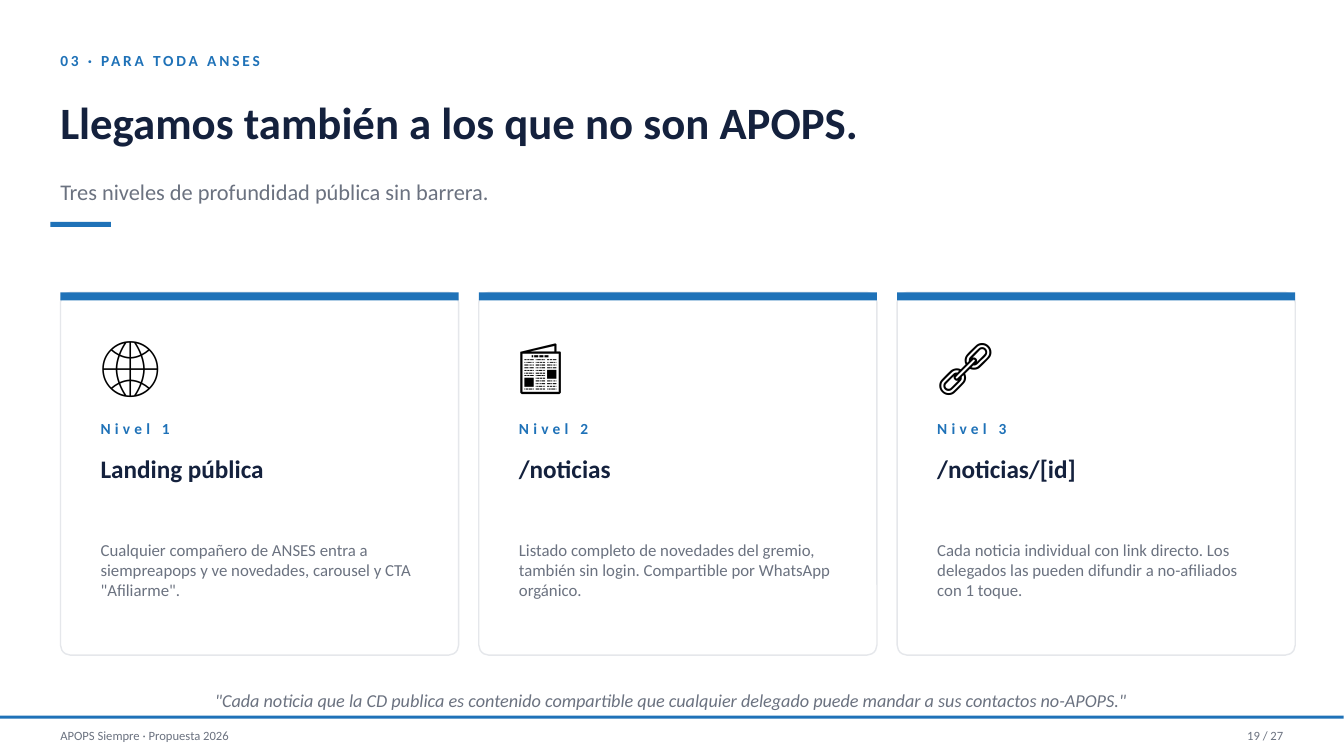
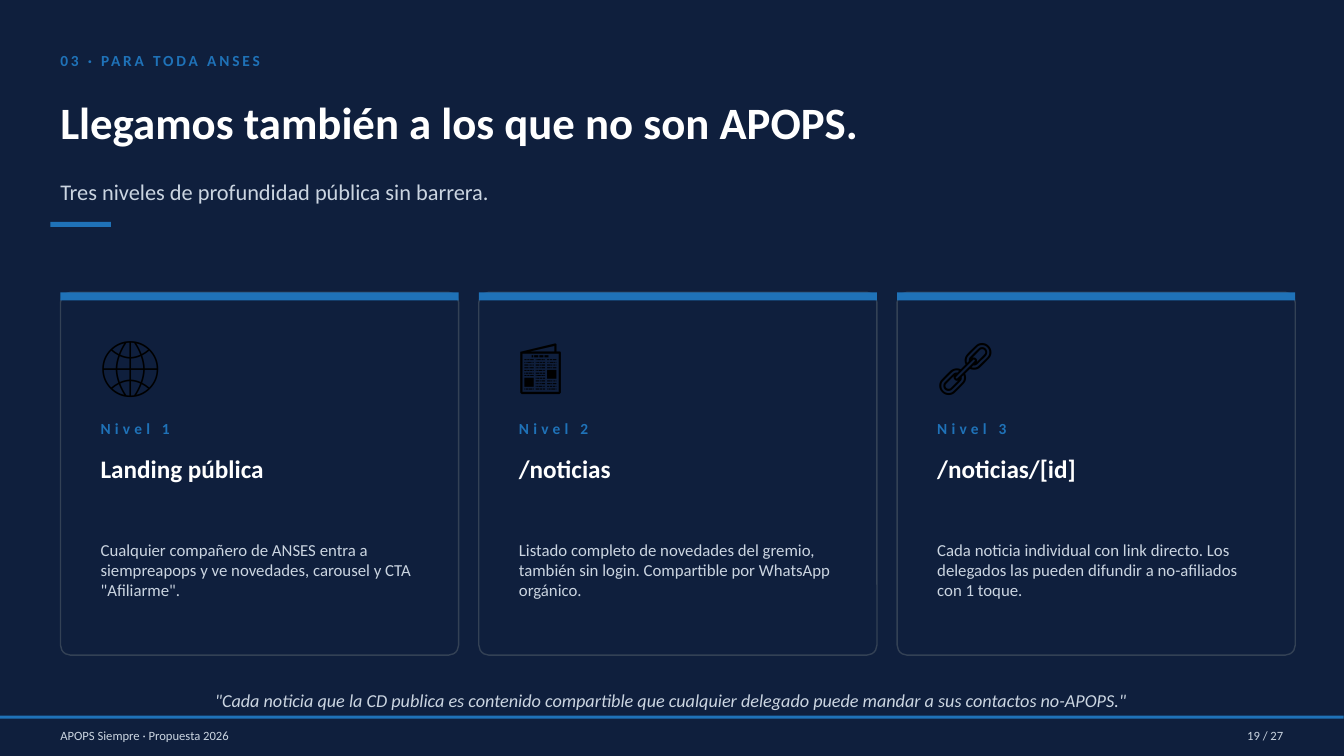
Before and after one commit to saadypacheco/apops, a slide deck: slide 19 of Presentacion-APOPS-Siempre.pptx. Drawn at 1344x756 pixels with LibreOffice and Linux fonts; fonts in the diff are those of the drawing. Boxes give left, top, right and bottom in pixels: in the first picture for what was removed or moved away, otherwise in the second. Text is boxed around its words. In the diff, an @@ line names an element or a change of style, - is before the commit and + after.

```diff
--- a/Presentacion-APOPS-Siempre.pptx
+++ b/Presentacion-APOPS-Siempre.pptx
@@ background #FFFFFF to #0F1F3D @@
@@ fill #FFFFFF to #0F1F3D; outline #E5E7EB 1 pt to #334155 1 pt in 3 elements at [60,292,459,655], [479,292,877,655], [897,292,1296,655] @@
@@ text colour #14213D to #FFFFFF in 4 elements at [60,107,858,147], [101,460,264,483], [519,460,611,479], [937,459,1076,482] @@
@@ text colour #6B7280 to #CBD5E1 in 7 elements at [60,184,488,204], [101,544,411,596], [519,544,830,599], [937,544,1238,599], [215,694,1126,710], [60,731,229,742], [1247,732,1283,740] @@
```
Also in this commit, not shown: 25 other slides changed, 1 other file.
